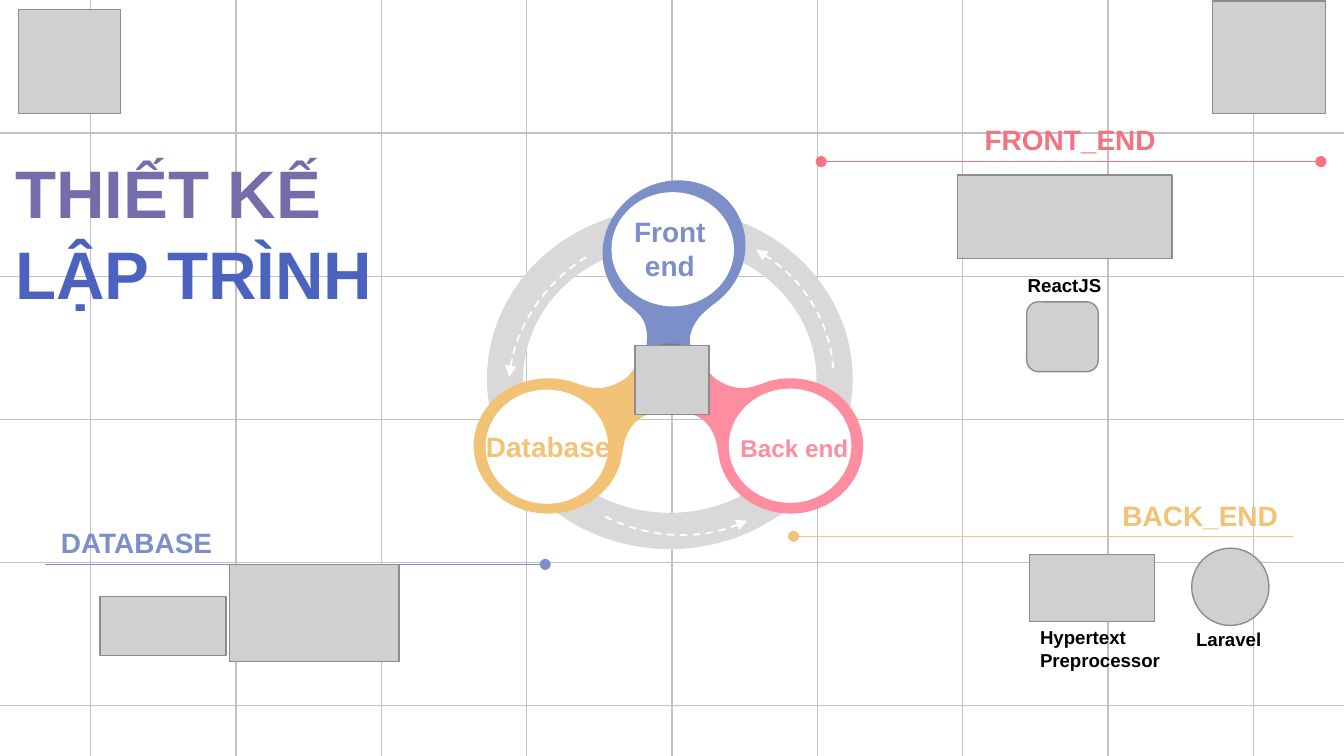
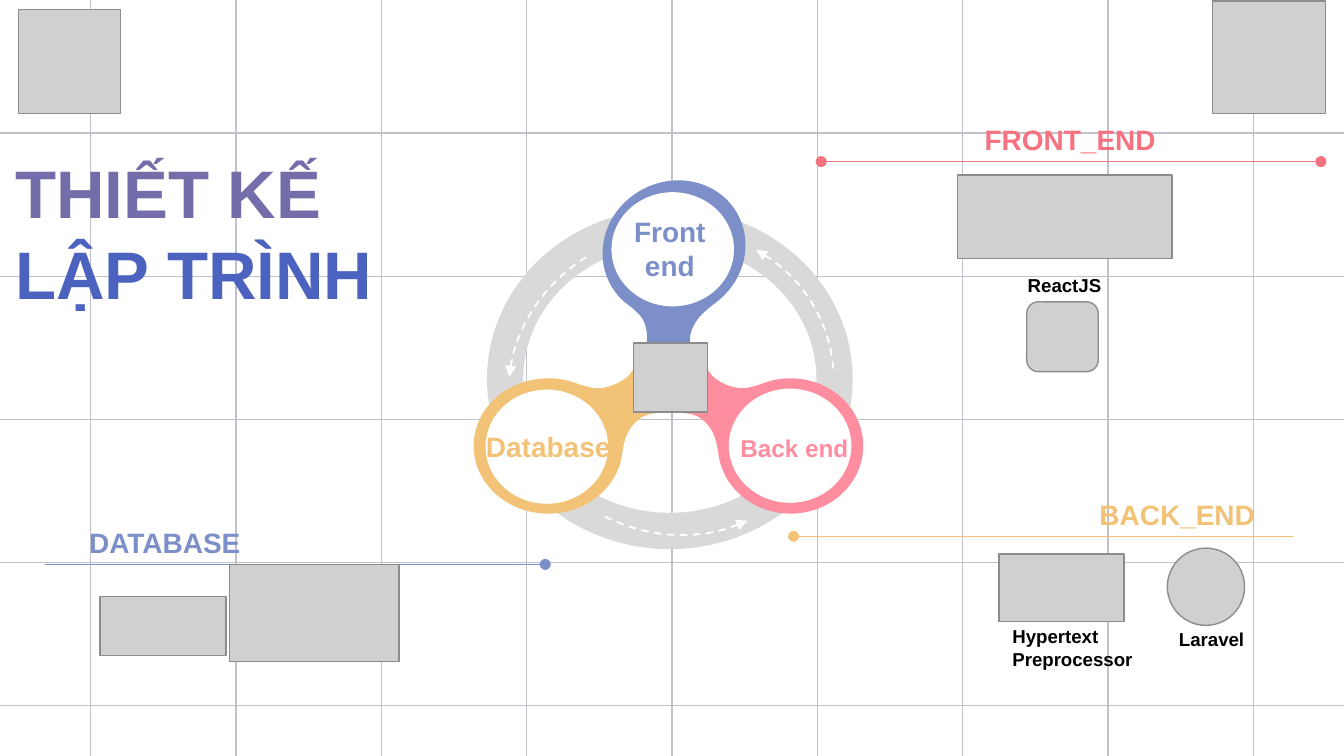
Before and after one commit to xuanen280303/DoAn3_TranThiXuanEn_BanMyPham, a slide deck: slide 6 of pp_DA4_BanMyPham.pptx. Drawn at 1344x756 pixels with LibreOffice and Linux fonts; fonts in the diff are those of the drawing; grey boxes stand for pictures. Boxes give left, top, right and bottom in pixels: in the first picture for what was removed or moved away, otherwise in the second. Text is boxed around its words. In the diff, an @@ line names an element or a change of style, - is before the commit and + after.

```diff
--- a/pp_DA4_BanMyPham.pptx
+++ b/pp_DA4_BanMyPham.pptx
@@ text "BACK_END": place and size @@
-text "BACK_END" at [1122,505,1277,532]
+text "BACK_END" at [1099,503,1254,530]
@@ text "DATABASE": place and size @@
-text "DATABASE" at [61,531,212,558]
+text "DATABASE" at [89,531,240,558]
@@ picture: place and size @@
-picture at [1030,554,1154,621]
+picture at [999,554,1124,621]
@@ picture: place and size @@
-picture at [1192,548,1269,625]
+picture at [1168,548,1245,625]
@@ text "Hypertext Preprocessor": place and size @@
-text "Hypertext Preprocessor" at [1040,630,1160,671]
+text "Hypertext Preprocessor" at [1012,630,1132,671]
@@ text "Laravel" rewrapped from [1196,632,1261,651] to [1179,632,1244,646] @@
```
Also in this commit, not shown: 2 other slides changed, 16 other files.
